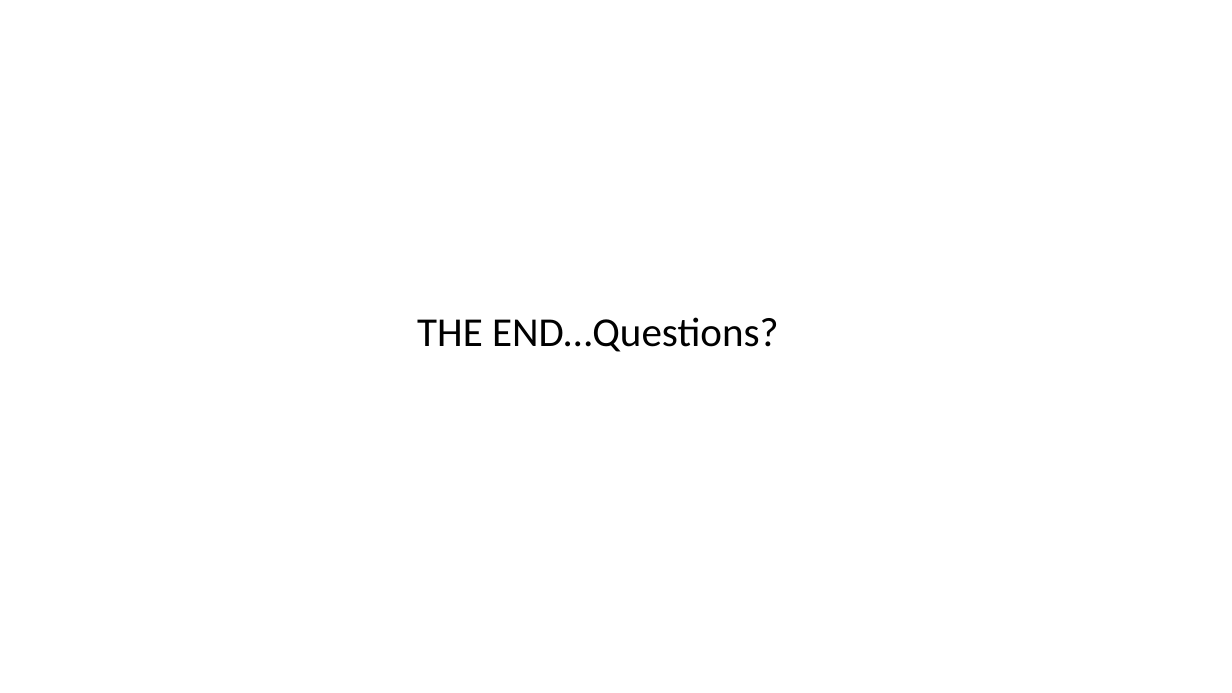
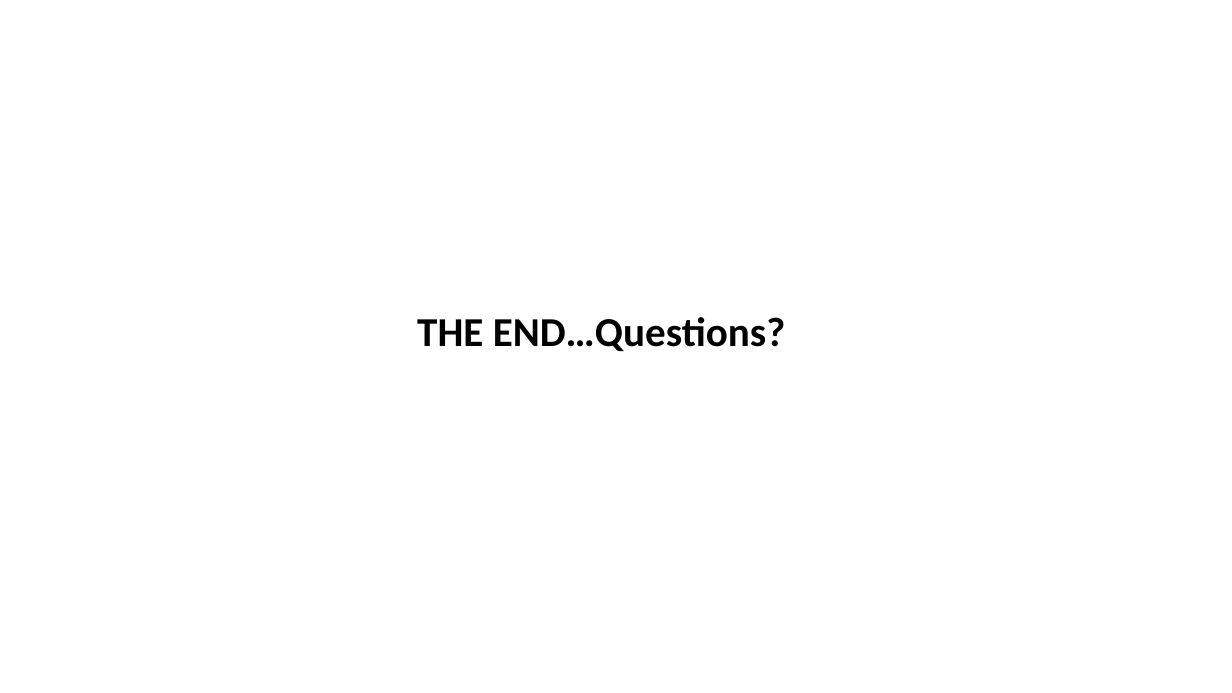
Before and after one commit to eamonn2014/SURVIVAL-POWER, a slide deck: slide 19 of Survival Sample Size Presentation July 2021.odp (slide 17 before the commit). Drawn at 1232x693 pixels with LibreOffice and Linux fonts; fonts in the diff are those of the drawing. Boxes give left, top, right and bottom in pixels: in the first picture for what was removed or moved away, otherwise in the second. Text is boxed around its words. In the diff, an @@ line names an element or a change of style, - is before the commit and + after.

```diff
--- a/Survival Sample Size Presentation July 2021.odp
+++ b/Survival Sample Size Presentation July 2021.odp
@@ text "THE END…Questions?" at bbox=[417, 317, 786, 351]: bold on @@
```
Also in this commit, not shown: 12 other slides changed, 3 slides added, 1 slide removed, 1 other file.
